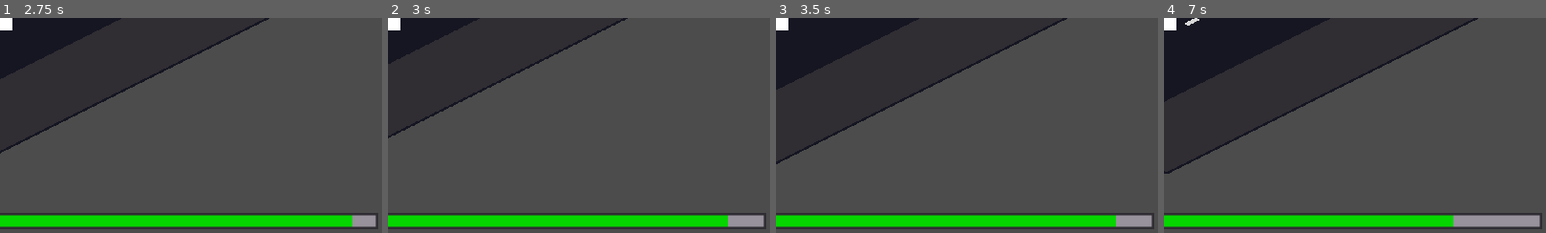
Above: before the commit, frames 1-4 (left to right).
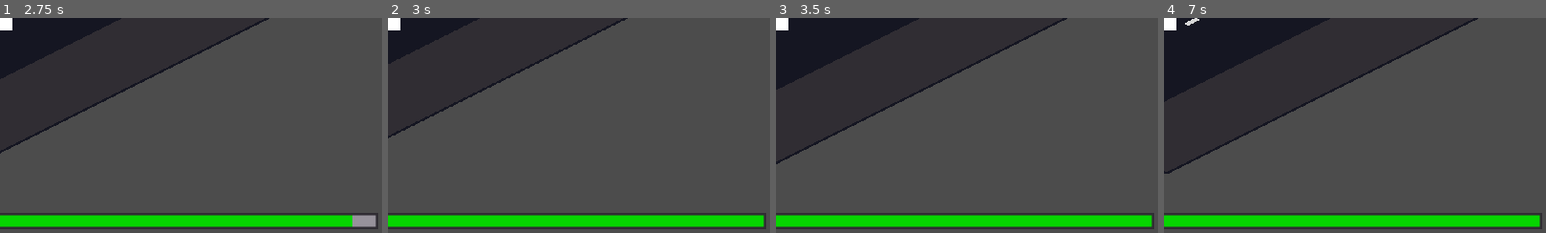
Above: after the commit, the same moments.

Repository: Merliin42/Ludum-Dare-46
Game: Godot game, scene res://Scenes/Main.tscn
Same seed, same stepped clock (60 frames per second), same inputs: the game is played once before the commit and once after it.
Inputs:
- Up to frame 1 (2.75 s): tap Enter (ui_accept) at 0.5, 0.77, 1.52 s; hold D (ui_right) 0.53-1.28 s; hold S (speed_down) 1.28-2.03 s; hold D (ui_right) from 2.03 s (still down)
- Up to frame 2 (3 s): keep holding D (ui_right)
- Up to frame 3 (3.5 s): keep holding D (ui_right); tap Enter (ui_accept) at 3.02 s
- Up to frame 4 (7 s): release D (ui_right) at 3.53 s; hold Q (ui_left) 3.53-5.03 s; tap Enter (ui_accept) at 3.77, 4.52, 6.02, 6.77 s; hold S (speed_down) 5.03-5.78 s; hold D (ui_right) from 5.78 s (still down)
The pictures show only the part of the screen within x 50-100%, y 50-100%; the shares and areas given below are measured in that part.

Frame 1 is identical in both runs. In frame 2, 0.5% of the frame differs, in the area x 89-99%, y 91-98%; in frame 3, 0.5%; in frame 4, 1.3%, in the area x 75-99%, y 91-98%.

Commit message:
Music + pennywise blood

Diff:
--- a/Scenes/Map/ChildSpawner/Child.tscn
+++ b/Scenes/Map/ChildSpawner/Child.tscn
@@ -1,8 +1,9 @@
 [gd_scene load_steps=6 format=2]
 
-[ext_resource path="res://Scenes/Blood.tscn" type="PackedScene" id=1]
+[ext_resource path="res://Scenes/Particles/Blood.tscn" type="PackedScene" id=1]
 [ext_resource path="res://Assets/Child/child.png" type="Texture" id=2]
 [ext_resource path="res://Scripts/Child.gd" type="Script" id=3]
+
 
 [sub_resource type="RectangleShape2D" id=1]
 extents = Vector2( 64, 64 )
--- a/Scenes/Map/Map.tscn
+++ b/Scenes/Map/Map.tscn
@@ -1,9 +1,10 @@
-[gd_scene load_steps=5 format=2]
+[gd_scene load_steps=6 format=2]
 
 [ext_resource path="res://Scenes/Map/TileMap.tscn" type="PackedScene" id=1]
 [ext_resource path="res://Scenes/Map/Pennywise.tscn" type="PackedScene" id=2]
 [ext_resource path="res://Scenes/Map/CarSpawner.tscn" type="PackedScene" id=3]
 [ext_resource path="res://Scenes/Map/ChildSpawner/ChildSpawner.tscn" type="PackedScene" id=4]
+[ext_resource path="res://Scenes/Traps/Sewer.tscn" type="PackedScene" id=6]
 
 [node name="Map" type="Node2D"]
 
@@ -29,3 +30,6 @@
 polygon = PoolVector2Array( 18752, -6816, 19456, -6464, 1088, 2720, 384, 2368 )
 
 [node name="ChildSpawner" parent="." instance=ExtResource( 4 )]
+
+[node name="Sewer" parent="." instance=ExtResource( 6 )]
+position = Vector2( 3000, 1408 )
--- a/Scenes/Map/Pennywise.tscn
+++ b/Scenes/Map/Pennywise.tscn
@@ -1,4 +1,7 @@
-[gd_scene load_steps=2 format=2]
+[gd_scene load_steps=4 format=2]
+
+[ext_resource path="res://Assets/Sounds/bone_crush.wav" type="AudioStream" id=1]
+[ext_resource path="res://Scripts/Map/Pennywise.gd" type="Script" id=2]
 
 [sub_resource type="RectangleShape2D" id=1]
 extents = Vector2( 480, 64 )
@@ -6,7 +9,12 @@
 [node name="Pennywise" type="Area2D"]
 rotation = 0.785398
 collision_layer = 8
-collision_mask = 8
+collision_mask = 32
+script = ExtResource( 2 )
 
 [node name="CollisionShape2D" type="CollisionShape2D" parent="."]
 shape = SubResource( 1 )
+
+[node name="Sound" type="AudioStreamPlayer2D" parent="."]
+stream = ExtResource( 1 )
+[connection signal="body_entered" from="." to="." method="_on_Pennywise_body_entered"]
--- /dev/null
+++ b/Scenes/Particles/Blood2.tscn
@@ -0,0 +1,21 @@
+[gd_scene load_steps=2 format=2]
+
+[sub_resource type="ParticlesMaterial" id=1]
+flag_disable_z = true
+direction = Vector3( 0.5, 1, 0 )
+spread = 90.0
+gravity = Vector3( 0, 0, 0 )
+initial_velocity = 300.0
+orbit_velocity = 0.0
+orbit_velocity_random = 0.0
+linear_accel = -500.0
+scale = 6.0
+scale_random = 1.0
+color = Color( 0.682353, 0, 0, 1 )
+
+[node name="Blood2" type="Particles2D"]
+emitting = false
+amount = 1000
+one_shot = true
+local_coords = false
+process_material = SubResource( 1 )
--- a/Scenes/Traps/FireHydrant.tscn
+++ b/Scenes/Traps/FireHydrant.tscn
@@ -13,3 +13,5 @@
 
 [node name="Sprite" parent="." index="1"]
 texture = ExtResource( 2 )
+
+[node name="Sound" type="AudioStreamPlayer2D" parent="." index="2"]
--- a/Scenes/Traps/Sewer.tscn
+++ b/Scenes/Traps/Sewer.tscn
@@ -1,15 +1,24 @@
-[gd_scene load_steps=4 format=2]
+[gd_scene load_steps=6 format=2]
 
 [ext_resource path="res://Scenes/Traps/Trap.tscn" type="PackedScene" id=1]
 [ext_resource path="res://Assets/Traps/sewer.png" type="Texture" id=2]
+[ext_resource path="res://Assets/Sounds/sewer.wav" type="AudioStream" id=3]
+[ext_resource path="res://Scripts/Traps/Sewer.gd" type="Script" id=4]
 
 [sub_resource type="RectangleShape2D" id=1]
 extents = Vector2( 48, 24 )
 
 [node name="Sewer" instance=ExtResource( 1 )]
+collision_mask = 32
+script = ExtResource( 4 )
 
 [node name="CollisionShape2D" parent="." index="0"]
 shape = SubResource( 1 )
 
 [node name="Sprite" parent="." index="1"]
 texture = ExtResource( 2 )
+
+[node name="Sound" type="AudioStreamPlayer2D" parent="." index="2"]
+stream = ExtResource( 3 )
+bus = "Sound effects"
+[connection signal="body_entered" from="." to="." method="_on_Sewer_body_entered"]
--- /dev/null
+++ b/Scripts/Map/Pennywise.gd
@@ -0,0 +1,4 @@
+extends Area2D
+
+func _on_Pennywise_body_entered(body):
+	$Sound.play()
--- /dev/null
+++ b/Scripts/Traps/Sewer.gd
@@ -0,0 +1,5 @@
+extends Area2D
+
+# warning-ignore:unused_argument
+func _on_Sewer_body_entered(body):
+	$Sound.play()
--- a/default_bus_layout.tres
+++ b/default_bus_layout.tres
@@ -1,4 +1,7 @@
-[gd_resource type="AudioBusLayout" format=2]
+[gd_resource type="AudioBusLayout" load_steps=2 format=2]
+
+[sub_resource type="AudioEffectDistortion" id=2]
+resource_name = "Distortion"
 
 [resource]
 bus/1/name = "Music"
@@ -7,3 +10,11 @@
 bus/1/bypass_fx = false
 bus/1/volume_db = 0.0
 bus/1/send = "Master"
+bus/1/effect/0/effect = SubResource( 2 )
+bus/1/effect/0/enabled = false
+bus/2/name = "Sound effects"
+bus/2/solo = false
+bus/2/mute = false
+bus/2/bypass_fx = false
+bus/2/volume_db = 0.0
+bus/2/send = "Master"
--- a/project.godot
+++ b/project.godot
@@ -38,7 +38,8 @@
 }
 ui_select={
 "deadzone": 0.5,
-"events": [  ]
+"events": [ Object(InputEventKey,"resource_local_to_scene":false,"resource_name":"","device":0,"alt":false,"shift":false,"control":false,"meta":false,"command":false,"pressed":false,"scancode":32,"unicode":0,"echo":false,"script":null)
+ ]
 }
 ui_cancel={
 "deadzone": 0.5,
Not shown, added: Assets/Sounds/bone_crush.wav.import
Not shown, removed: Assets/Sounds/bouche d_égout.wav.import
Not shown, added: Assets/Sounds/scared_child.wav.import
Not shown, added: Assets/Sounds/sewer.wav.import
Renamed: Scenes/Blood.tscn -> Scenes/Particles/Blood.tscn
Not shown, removed: Assets/Sounds/accident voiture/aie voiture.m4a
Not shown, removed: Assets/Sounds/accident voiture/ouch voiture.m4a
Not shown, added: Assets/Sounds/bone_crush.wav
Not shown, removed: Assets/Sounds/bouche à incendie.m4a
Not shown, removed: Assets/Sounds/enfant kidnappé/aaaah enfant kidnappé.m4a
Not shown, removed: Assets/Sounds/enfant kidnappé/oh no.m4a
Not shown, removed: Assets/Sounds/enfant kidnappé/what r u doing.m4a
(and 2 more such lines)
